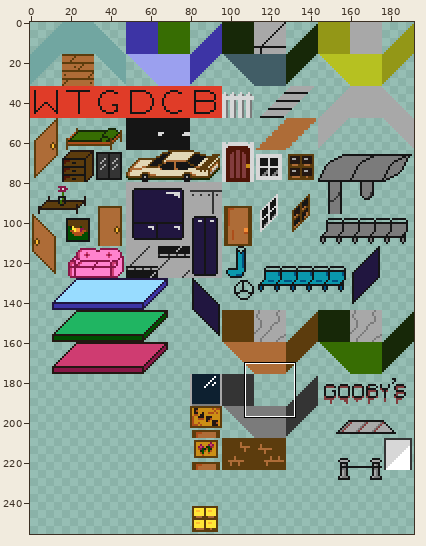
A sprite sheet gets an edit: assets/images/tilesets/tiles.png. The picture above shows the old version from afar; the outline marks the close-up.
Close-up. First the earlier version:
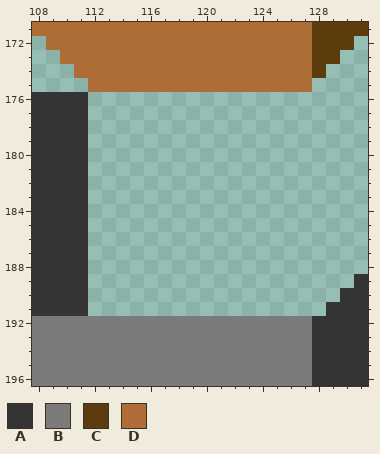
The file is 192x256 pixels. Shown: x 108..131, y 171..196. The commit also changed other parts of the picture, which this record leaves out.
Palette (. is transparent): A #343434  B #7b7b7b  C #5c3c0d  D #ae6c37
Pixels before, first column x 108:
171 DDDDDDDDDDDDDDDDDDDDCCCC
172 .DDDDDDDDDDDDDDDDDDDCCC.
173 ..DDDDDDDDDDDDDDDDDDCC..
174 ...DDDDDDDDDDDDDDDDDC...
175 ....DDDDDDDDDDDDDDDD....
176 AAAA....................
177 AAAA....................
178 AAAA....................
179 AAAA....................
180 AAAA....................
181 AAAA....................
182 AAAA....................
183 AAAA....................
184 AAAA....................
185 AAAA....................
186 AAAA....................
187 AAAA....................
188 AAAA....................
189 AAAA...................A
190 AAAA..................AA
191 AAAA.................AAA
192 BBBBBBBBBBBBBBBBBBBBAAAA
193 BBBBBBBBBBBBBBBBBBBBAAAA
194 BBBBBBBBBBBBBBBBBBBBAAAA
195 BBBBBBBBBBBBBBBBBBBBAAAA
196 BBBBBBBBBBBBBBBBBBBBAAAA
The same view after the edit:
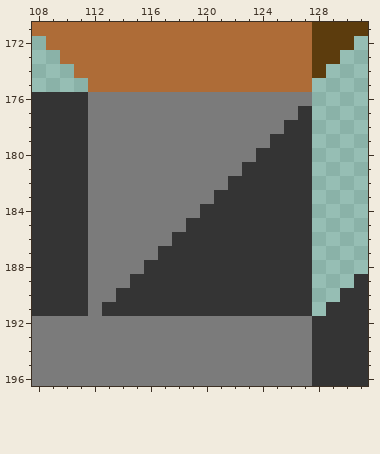
Changes in this commit:
Changed rows in their new state; - is an unchanged pixel.
first column x 112:
176 BBBBBBBBBBBBBBBB
177 BBBBBBBBBBBBBBBA
178 BBBBBBBBBBBBBBAA
179 BBBBBBBBBBBBBAAA
180 BBBBBBBBBBBBAAAA
181 BBBBBBBBBBBAAAAA
182 BBBBBBBBBBAAAAAA
183 BBBBBBBBBAAAAAAA
184 BBBBBBBBAAAAAAAA
185 BBBBBBBAAAAAAAAA
186 BBBBBBAAAAAAAAAA
187 BBBBBAAAAAAAAAAA
188 BBBBAAAAAAAAAAAA
189 BBBAAAAAAAAAAAAA
190 BBAAAAAAAAAAAAAA
191 BAAAAAAAAAAAAAAA
Where, in picture pixels (left, top, right, bottom), the same in both close-ups:
added: (88, 92, 312, 316)
